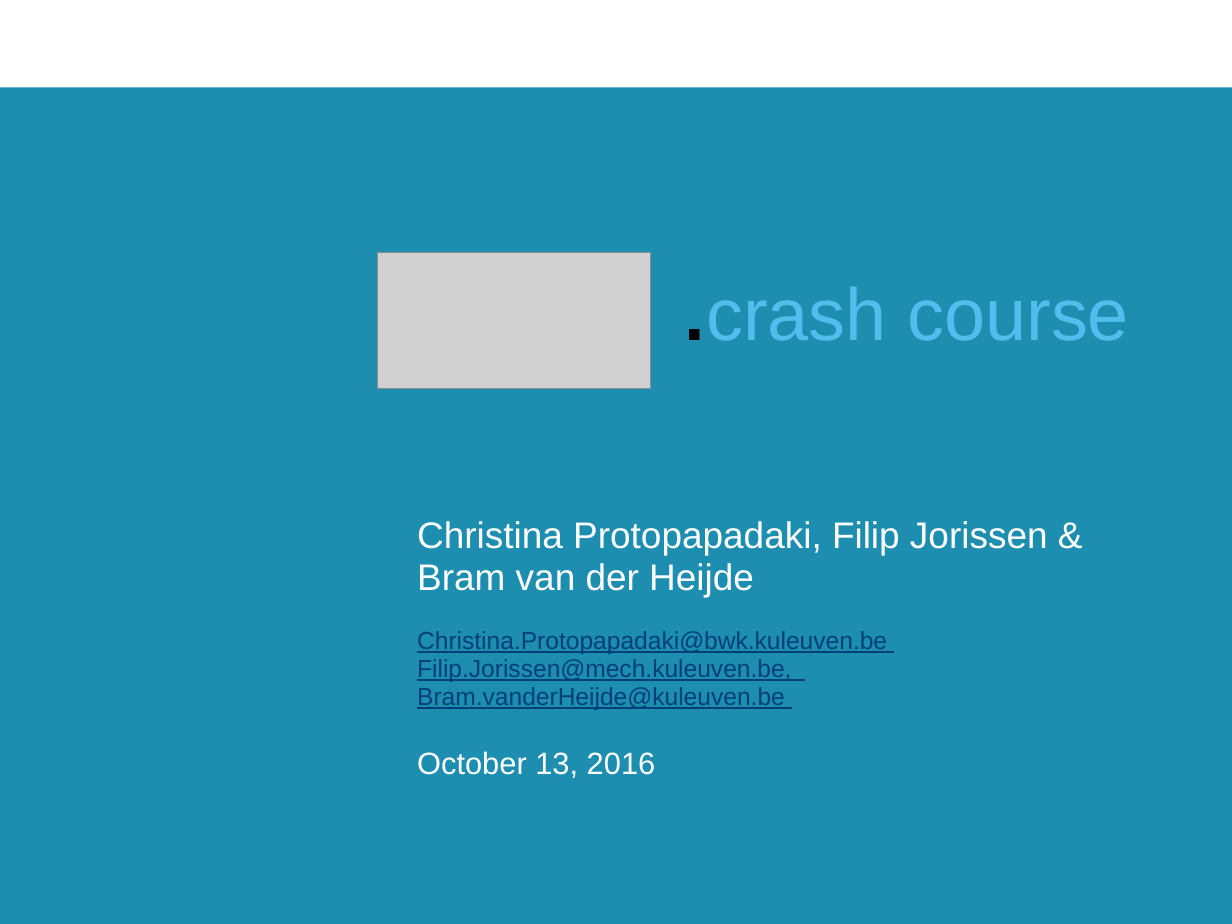
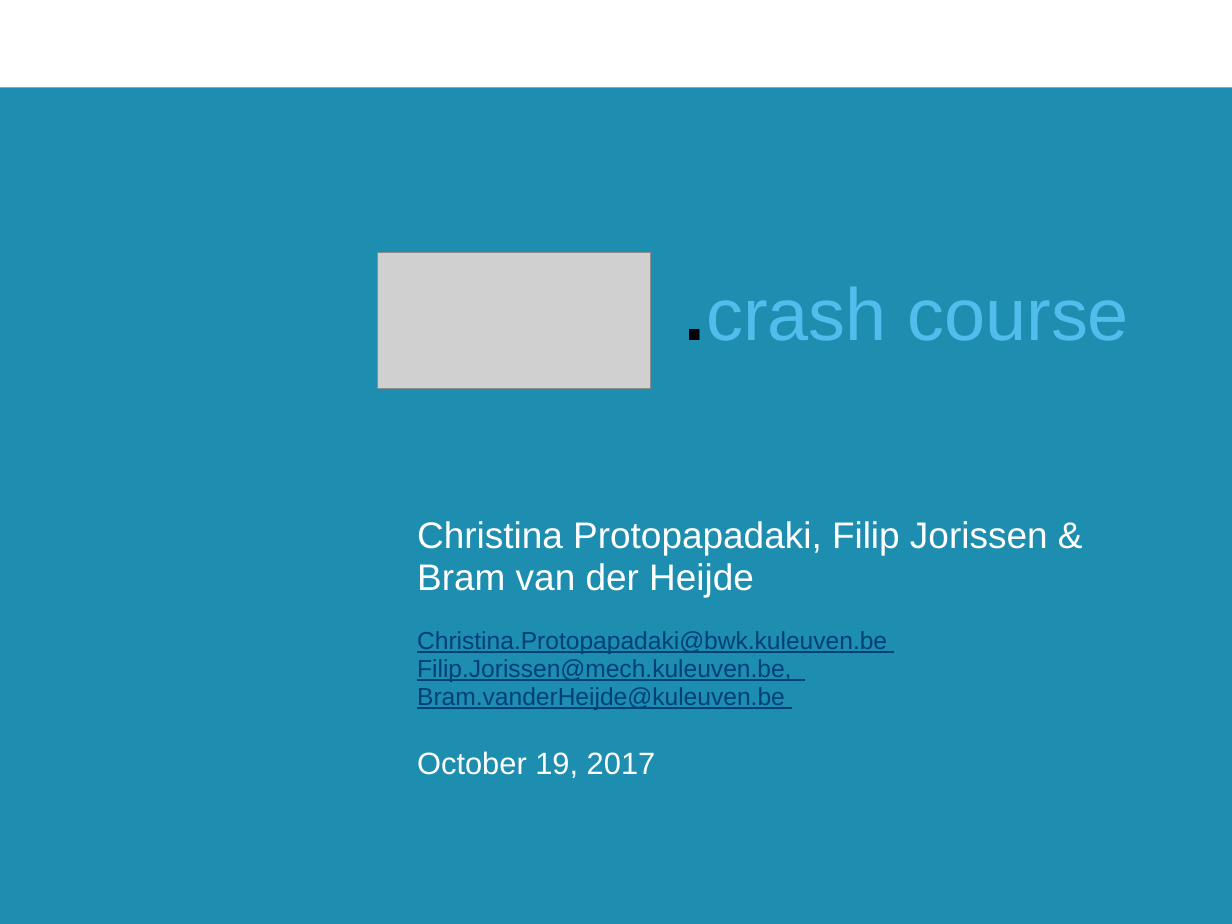
Before and after one commit to open-ideas/__CrashCourse__, a slide deck: slide 1 of 2017-2018/Presentations/CrashCourse_2016.pptx. Drawn at 1232x924 pixels with LibreOffice and Linux fonts; fonts in the diff are those of the drawing; grey boxes stand for pictures; background and template pictures are left out. Boxes give left, top, right and bottom in pixels: in the first picture for what was removed or moved away, otherwise in the second. Text is boxed around its words. In the diff, an @@ line names an element or a change of style, - is before the commit and + after.

Commit message:
correct date

```diff
--- a/2017-2018/Presentations/CrashCourse_2016.pptx
+++ b/2017-2018/Presentations/CrashCourse_2016.pptx
@@ subtitle at (417, 751, 656, 778): text changed @@
-October 13, 2016
+October 19, 2017
```
